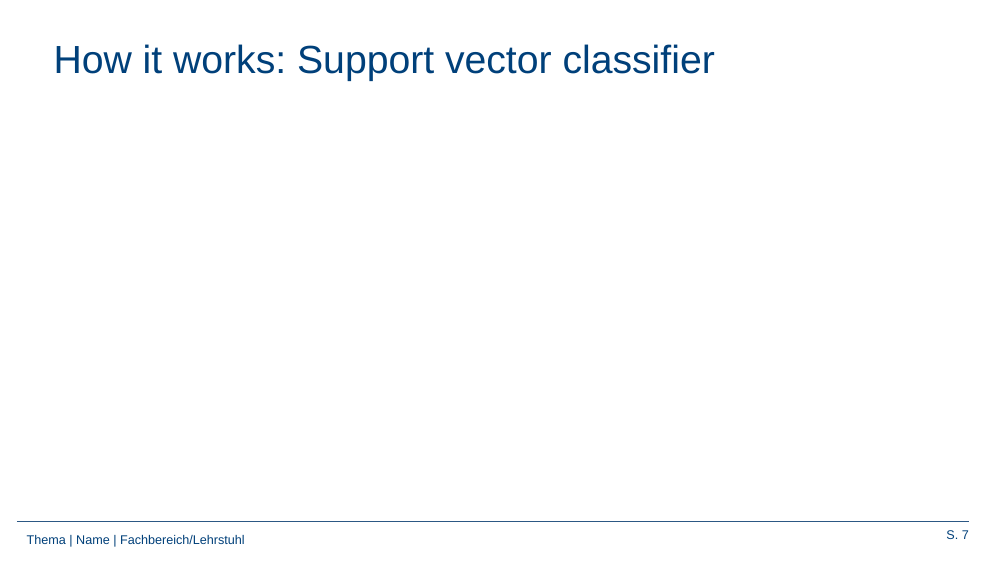
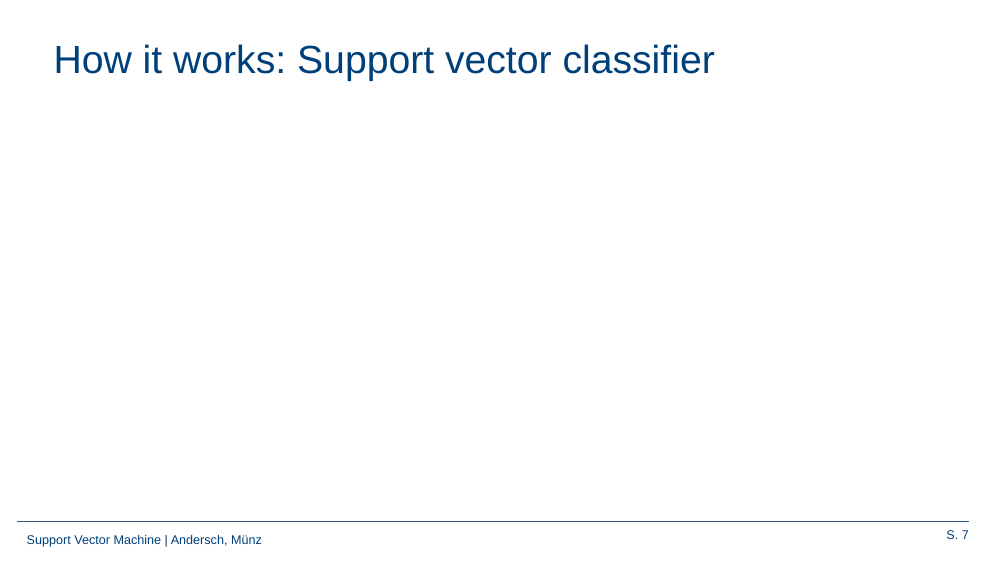
Before and after one commit to Frandersch/Statistical-Machine-Learning, a slide deck: slide 7 of Präsentation/Support Vector Machines.pptx. Drawn at 1008x567 pixels with LibreOffice and Linux fonts; fonts in the diff are those of the drawing; background and template pictures are left out. Boxes give left, top, right and bottom in pixels: in the first picture for what was removed or moved away, otherwise in the second. Text is boxed around its words. In the diff, an @@ line names an element or a change of style, - is before the commit and + after.

```diff
--- a/Präsentation/Support Vector Machines.pptx
+++ b/Präsentation/Support Vector Machines.pptx
@@ text at [27, 535, 262, 547]: text changed @@
-Thema | Name | Fachbereich/Lehrstuhl
+Support Vector Machine | Andersch, Münz
```
Also in this commit, not shown: 11 other slides changed, 1 other file.
